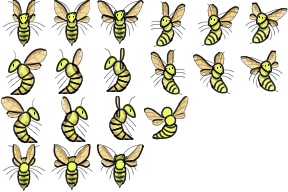
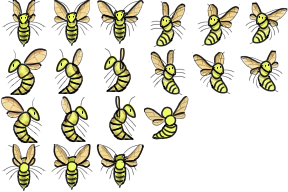
The second 288x192 image is a revision of the first. Changes to its layers:
painted on "Line" (1st of 23, in "Left up 1" › "Wings") over [173,111,185,116]
